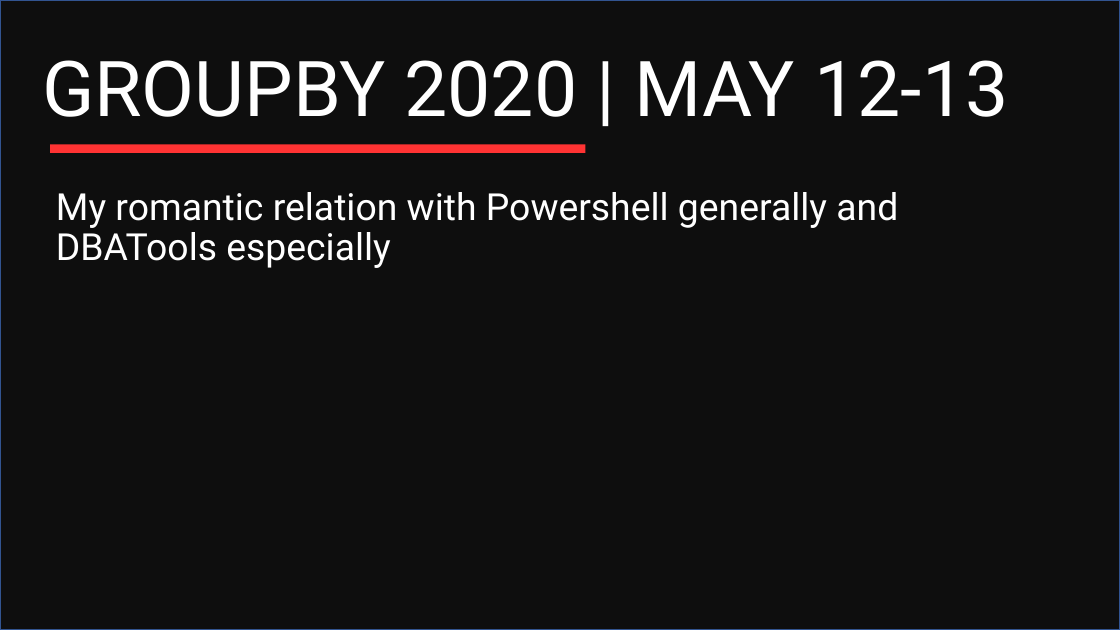
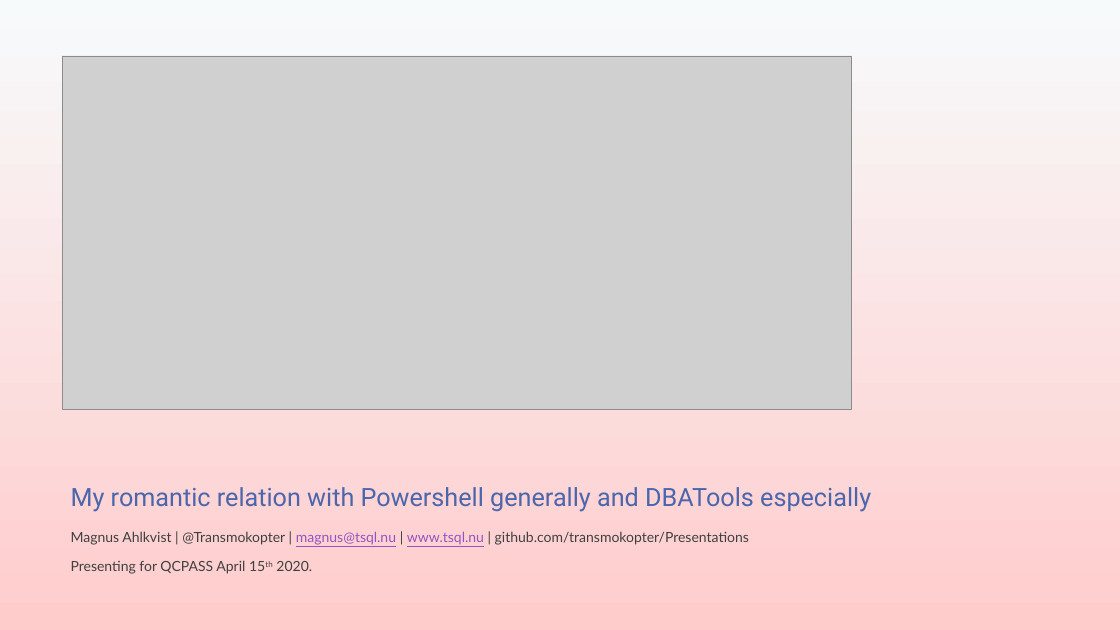
Before and after one commit to transmokopter/Presentations, a slide deck: slide 1 of ILoveDBATools/ILoveDBATools.pptx (slide 2 before the commit). Drawn at 1120x630 pixels with LibreOffice and Linux fonts; fonts in the diff are those of the drawing; grey boxes stand for pictures; background and template pictures are left out; a plain dark background stands for a picture behind light text. Boxes give left, top, right and bottom in pixels: in the first picture for what was removed or moved away, otherwise in the second. Text is boxed around its words. In the diff, an @@ line names an element or a change of style, - is before the commit and + after.

Commit message:
Moved mixed up versions of slides

```diff
--- a/ILoveDBATools/ILoveDBATools.pptx
+++ b/ILoveDBATools/ILoveDBATools.pptx
@@ background picture (left out) to gradient #F7FAFB to #FFCCCC @@
@@ rectangle removed at box(0, 0, 1120, 630) @@
@@ picture added at box(62, 56, 852, 410) @@
@@ text removed at box(42, 60, 1008, 117) @@
-GROUPBY 2020 | MAY 12-13
@@ rectangle removed at box(50, 145, 586, 153) @@
@@ title "My romantic relation with Powershell ...": place and size @@
-title "My romantic relation with Powershell ..." at box(56, 192, 898, 268)
+title "My romantic relation with Powershell ..." at box(71, 487, 871, 512)
@@ title "My romantic relation with Powershell ..." at box(71, 487, 871, 512): size 32 to 21.6 pt, text colour #FFFFFF to #4A66AC; line spacing 0.9 to 1; less space between paragraphs; vertical alignment top to bottom @@
@@ text added at box(71, 531, 749, 574), 12 pt, text #404040 @@
+Magnus Ahlkvist | @Transmokopter | magnus@tsql.nu | www.tsql.nu | github.com/transmokopter/Presentations
+Presenting for QCPASS April 15th 2020.
```
Also in this commit, not shown: 7 other slides changed, 1 slide added, 3 slides removed, 2 other files.
